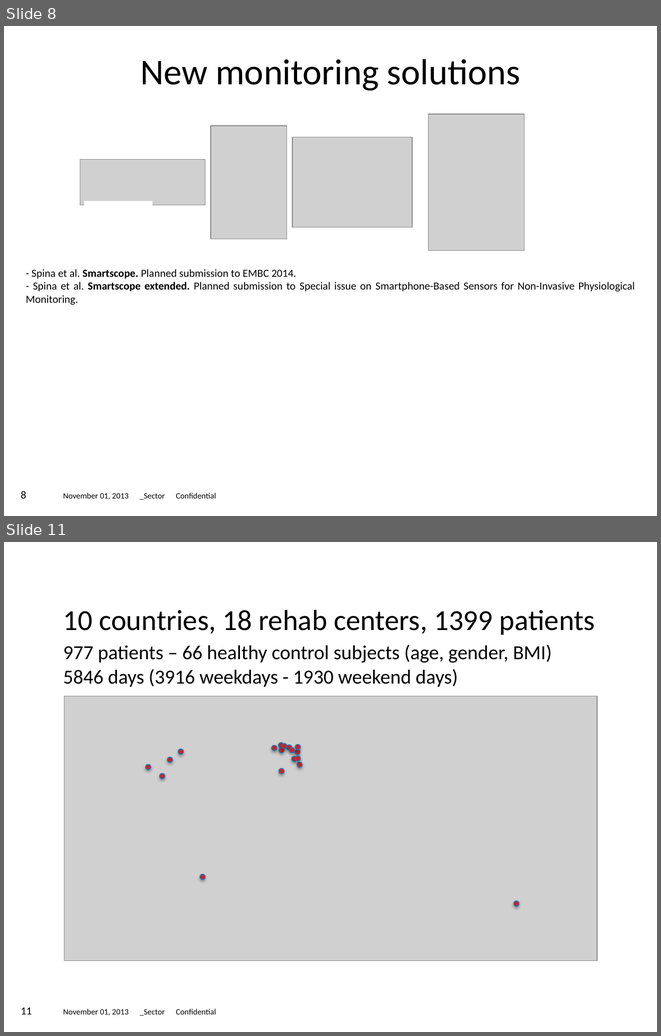
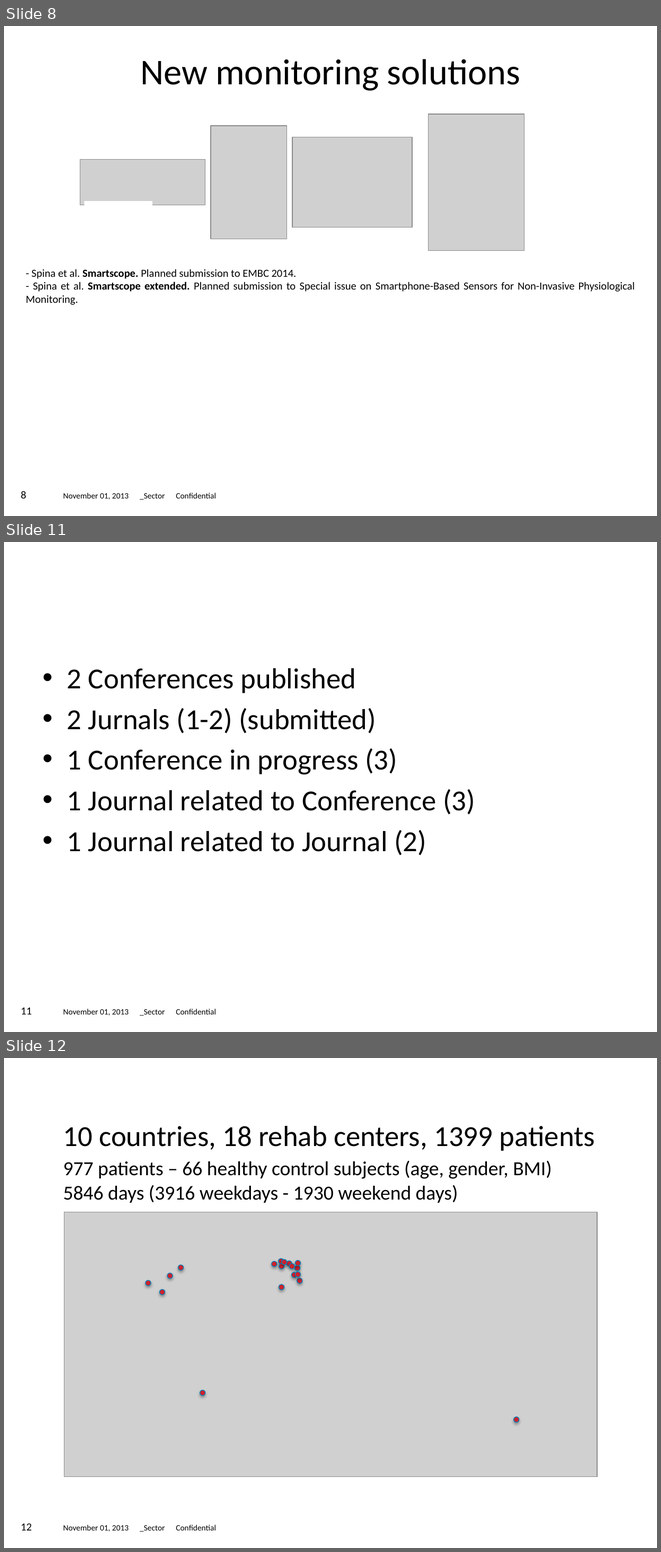
Before and after one commit to gabboshow/Thesis, a slide deck: Update_meetings/Thesis_overview.pptx. Shown one above the other, each under a label of ours: slides 8 and 11 before the commit, slides 8, 11 and 12 after it; the slides between them are not shown. The pictures are 661x1036 and 661x1552 pixels, drawn with LibreOffice and Linux fonts; fonts in the diff are those of the drawing; grey boxes stand for pictures; background and template pictures are left out. Boxes give left, top, right and bottom in pixels: in the first picture for what was removed or moved away, otherwise in the second. Text is boxed around its words. In the diff, an @@ line names an element or a change of style, - is before the commit and + after.

```diff
--- a/Update_meetings/Thesis_overview.pptx
+++ b/Update_meetings/Thesis_overview.pptx
@@ slide 11 added at box(4, 542, 657, 1032), background #FFFFFF; not listed: 2 template elements that a slide beside it also shows @@
@@ text added at box(67, 668, 475, 855), 32 pt, text #000000 @@
+• 2 Conferences published
+• 2 Jurnals (1-2) (submitted)
+• 1 Conference in progress (3)
+• 1 Journal related to Conference (3)
+• 1 Journal related to Journal (2)
@@ what was slide 11 is now slide 12 @@
@@ page number at box(21, 1523, 32, 1530): text changed @@
-11
+12
```
Also in this commit, not shown: 2 slides changed.
